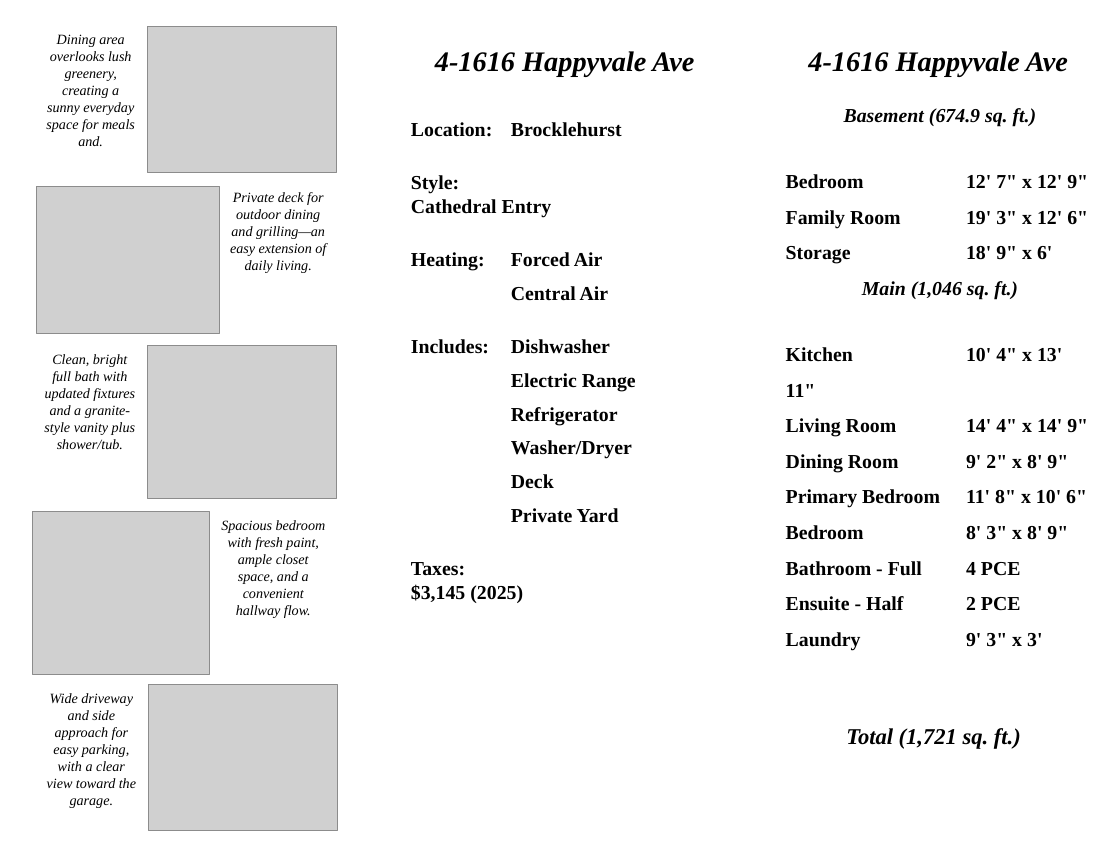
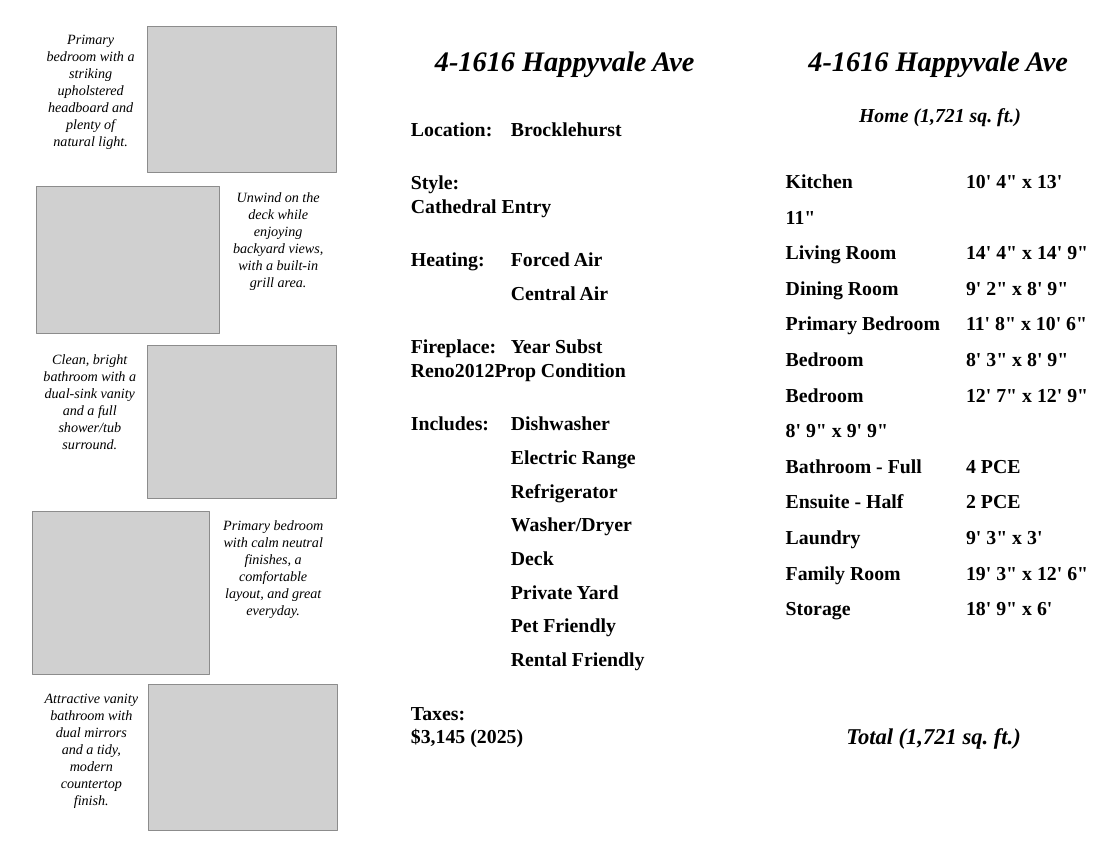
Before and after one commit to Shup04/Brochure-Agent, a slide deck: slide 2 of test_output.pptx. Drawn at 1120x865 pixels with LibreOffice and Linux fonts; fonts in the diff are those of the drawing; grey boxes stand for pictures; background and template pictures are left out. Boxes give left, top, right and bottom in pixels: in the first picture for what was removed or moved away, otherwise in the second. Text is boxed around its words. In the diff, an @@ line names an element or a change of style, - is before the commit and + after.

```diff
--- a/test_output.pptx
+++ b/test_output.pptx
@@ text at <box>47,34,135,149</box>: text changed @@
-Dining area overlooks lush greenery, creating a sunny everyday space for meals and.
+Primary bedroom with a striking upholstered headboard and plenty of natural light.
@@ text at <box>859,108,1021,127</box>: text changed; italic on @@
-Basement (674.9 sq. ft.)
-Bedroom 12' 7" x 12' 9"
-Family Room 19' 3" x 12' 6"
-Storage 18' 9" x 6'
-Main (1,046 sq. ft.)
+Home (1,721 sq. ft.)
@@ text at <box>233,192,324,290</box>: text changed @@
-Private deck for outdoor dining and grilling—an easy extension of daily living.
+Unwind on the deck while enjoying backyard views, with a built-in grill area.
@@ text at <box>43,354,136,449</box>: text changed @@
-Clean, bright full bath with updated fixtures and a granite-style vanity plus shower/tub.
+Clean, bright bathroom with a dual-sink vanity and a full shower/tub surround.
@@ text at <box>411,339,626,382</box>: paragraph added @@
+Fireplace: Year Subst Reno2012Prop Condition
@@ text at <box>786,388,1088,438</box>: paragraph added @@
+Bedroom 12' 7" x 12' 9" 8' 9" x 9' 9"
@@ text at <box>223,520,324,618</box>: text changed @@
-Spacious bedroom with fresh paint, ample closet space, and a convenient hallway flow.
+Primary bedroom with calm neutral finishes, a comfortable layout, and great everyday.
@@ text at <box>786,566,1088,620</box>: paragraphs added @@
+Family Room 19' 3" x 12' 6"
+Storage 18' 9" x 6'
@@ text at <box>511,618,645,671</box>: paragraphs added @@
+Pet Friendly
+Rental Friendly
@@ text at <box>45,693,138,808</box>: text changed @@
-Wide driveway and side approach for easy parking, with a clear view toward the garage.
+Attractive vanity bathroom with dual mirrors and a tidy, modern countertop finish.
```
Also in this commit, not shown: 1 other slide changed, 2 other files.
